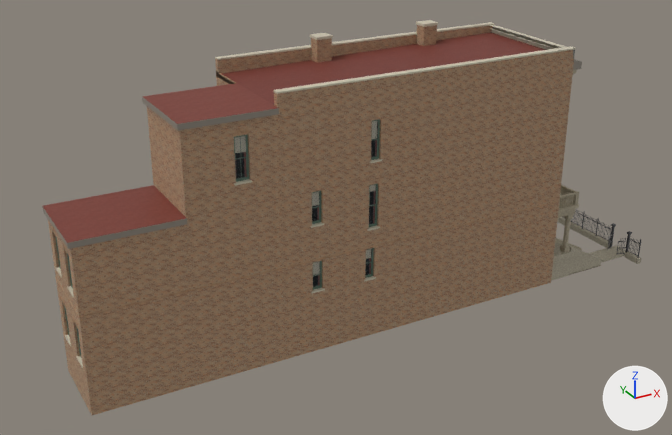
What one commit did to the glTF model chicago/4d/assets/gltf/reid_house_2013_prairie__as_mapped_1904.glb.
Rendered twice from a 50 mm lens placed at (-17.9, -38.3, 26.7), pointed at (5.2, 3.9, 5.6). Arrows for +X, +Y and +Z are at lower right; the lights stay in place. The picture after the commit comes second. Vertices at exactly the same position are counted once.

In view in the first picture: 'reid_house_2013_prairie__as_mapped_1904'.
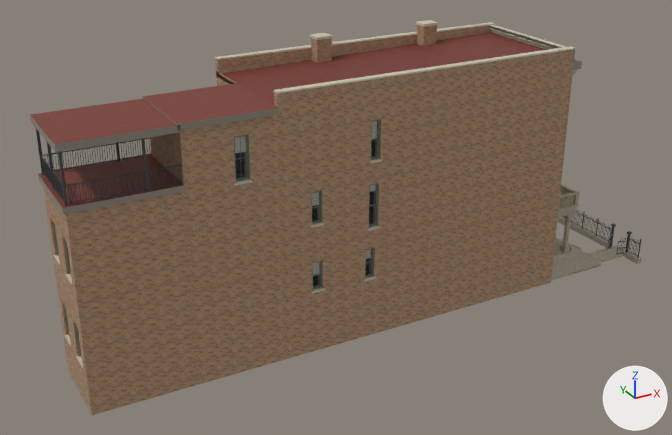
Edits to the bpy script that builds the scene:
```text
Change me_reid_house_2013_prairie__as_mapped_1904:
    used by ob_reid_house_2013_prairie__as_mapped_1904; location = (0.0, 0.0, 0.0)
    remove me_reid_house_2013_prairie__as_mapped_1904.from_pydata(...)  # 11658 vertices, 16108 faces; spans x -10.4..25.5, y -0.6..7.7, z -0.2..15.3
    add me_reid_house_2013_prairie__as_mapped_1904.from_pydata(...)  # 12752 vertices, 17252 faces; spans x -10.4..25.5, y -0.6..7.7, z -0.2..15.3
    me_reid_house_2013_prairie__as_mapped_1904 part 1: the loose piece of 20 vertices spanning x -10.3..-10.2, y 0.6..1.6, z 6.2 is moved by (0.0, 0.0, 0.7)
    me_reid_house_2013_prairie__as_mapped_1904 part 2: a new loose piece, a box spanning x -10.13..-6.61, y 0.035..0.085, z 10.95..11.01, in mat_iron (dark grey #424245)
    me_reid_house_2013_prairie__as_mapped_1904 part 3: a new loose piece, a box spanning x -10.13..-6.61, y 0.03..0.09, z 11.814..11.85, in mat_iron (dark grey #424245)
    me_reid_house_2013_prairie__as_mapped_1904 part 4: a new loose piece, a box spanning x -6.49..-4.85, y 0.035..0.085, z 10.95..11.01, in mat_iron (dark grey #424245)
    me_reid_house_2013_prairie__as_mapped_1904 part 5: a new loose piece, a box spanning x -6.49..-4.85, y 0.03..0.09, z 11.814..11.85, in mat_iron (dark grey #424245)
    me_reid_house_2013_prairie__as_mapped_1904 part 6: 12 vertices moved from x -10.4..-4.8, y -0.2..4.7, z 7.3..9.2 to x -10.4..-4.8, y -0.2..4.7, z 9.0..10.9; 57 vertices removed from x -10.2..-4.8, y 0.0..4.5, z 5.4..8.9; 1982 vertices added at x -10.4..-4.8, y -0.2..4.6, z 6.0..13.8
    me_reid_house_2013_prairie__as_mapped_1904 part 7: 7 kept faces spanning x -10.2..-4.8, y 0.0..4.7, z 0.6..11.9 get new texture (UV) coordinates
    other edits to the shape of me_reid_house_2013_prairie__as_mapped_1904 do not show in these pictures
```

Boxes [x1, y1, x2, y2] around the edits, measured in the pictures (672 x 435 px; the box of a moved part takes in the faces that stretch with it):
'reid_house_2013_prairie__as_mapped_1904', reshaped: before [42, 20, 642, 415]; after [30, 20, 642, 415]
part 1 of me_reid_house_2013_prairie__as_mapped_1904, moved or reshaped: before [67, 286, 74, 298]; after [66, 274, 73, 285]
part 2 of me_reid_house_2013_prairie__as_mapped_1904, added: after [68, 188, 146, 204]
part 3 of me_reid_house_2013_prairie__as_mapped_1904, added: after [66, 171, 145, 186]
part 4 of me_reid_house_2013_prairie__as_mapped_1904, added: after [149, 181, 183, 189]
part 5 of me_reid_house_2013_prairie__as_mapped_1904, added: after [147, 164, 182, 171]
part 6 of me_reid_house_2013_prairie__as_mapped_1904, built on: before [42, 185, 188, 405]; after [30, 99, 190, 405]
part 7 of me_reid_house_2013_prairie__as_mapped_1904, surface changed: before [149, 134, 186, 217]; after [150, 137, 187, 227]
